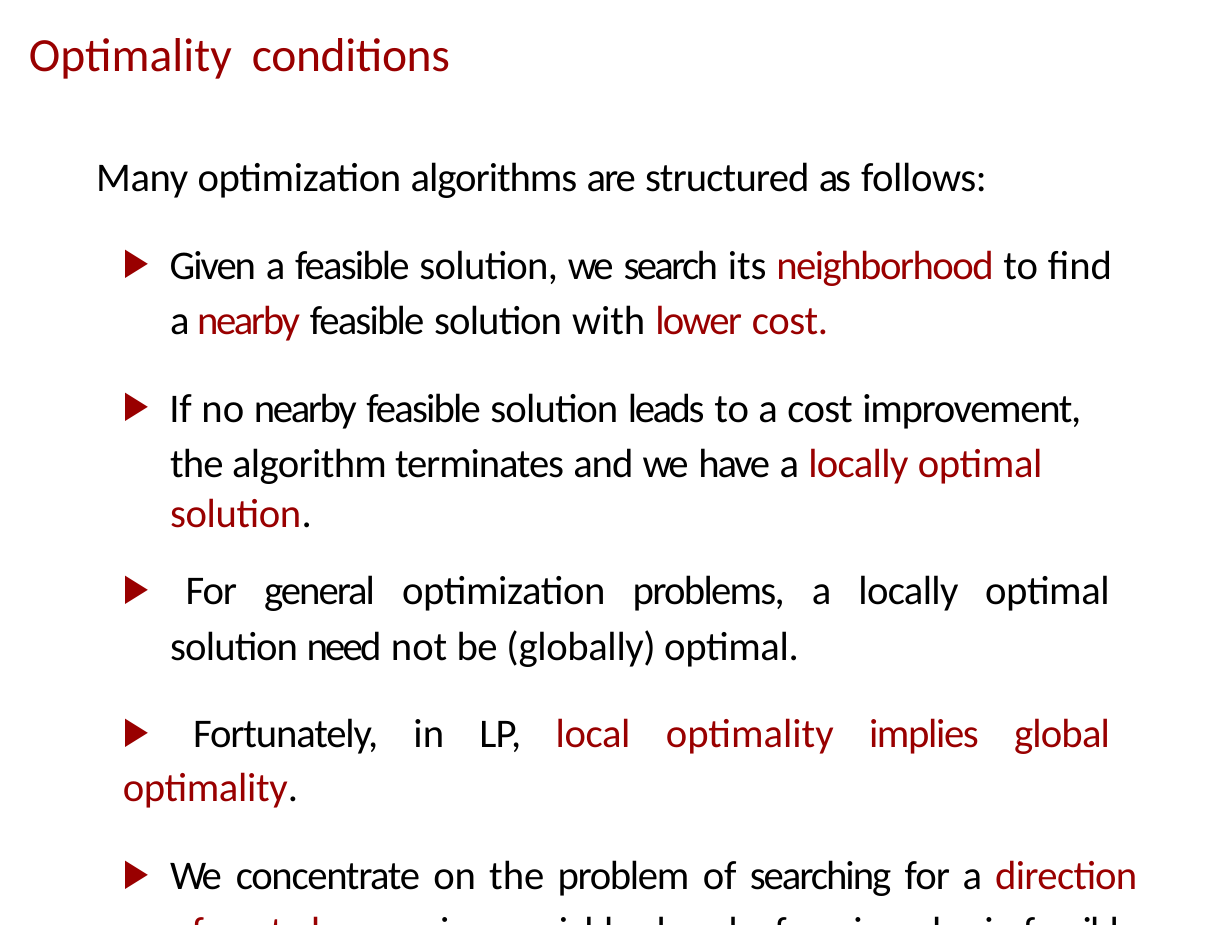
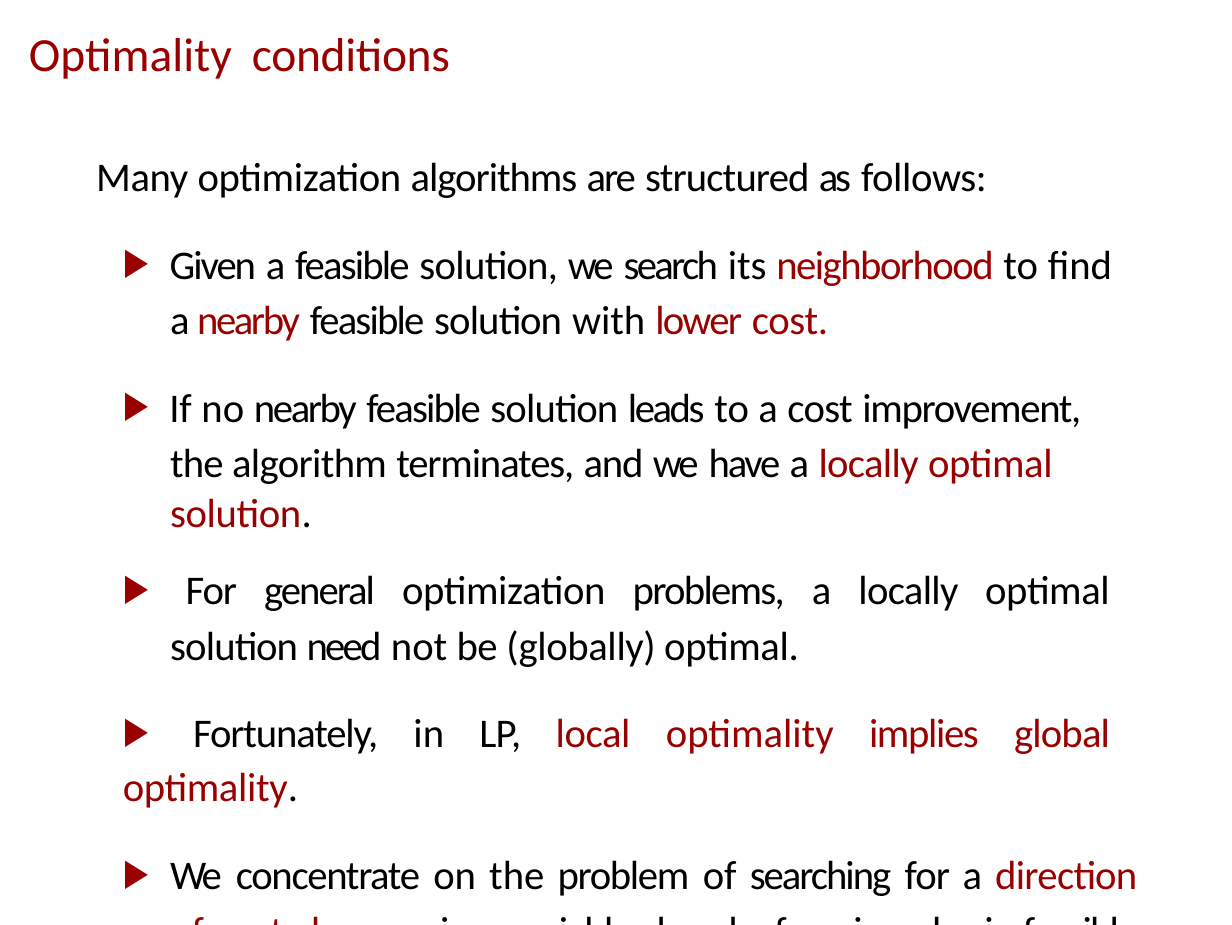
Before and after one commit to tabarespozos/Network_Flow, a slide deck: slide 3 of Class_4_Simplex/Repaso SIMPLEX.pptx. Drawn at 1232x925 pixels with LibreOffice and Linux fonts; fonts in the diff are those of the drawing. Boxes give left, top, right and bottom in pixels: in the first picture for what was removed or moved away, otherwise in the second. Text is boxed around its words. In the diff, an @@ line names an element or a change of style, - is before the commit and + after.

```diff
--- a/Class_4_Simplex/Repaso SIMPLEX.pptx
+++ b/Class_4_Simplex/Repaso SIMPLEX.pptx
@@ text at (169,393,1081,528): text changed @@
-▶ If no nearby feasible solution leads to a cost improvement, the algorithm terminates and we have a locally optimal solution.
+▶ If no nearby feasible solution leads to a cost improvement, the algorithm terminates, and we have a locally optimal solution.
```
Also in this commit, not shown: 2 other files.
